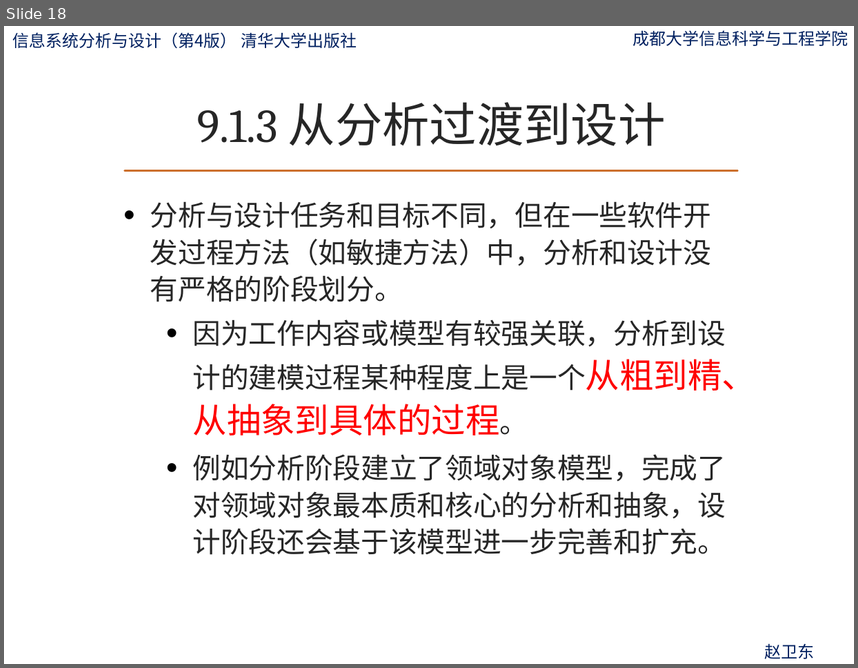
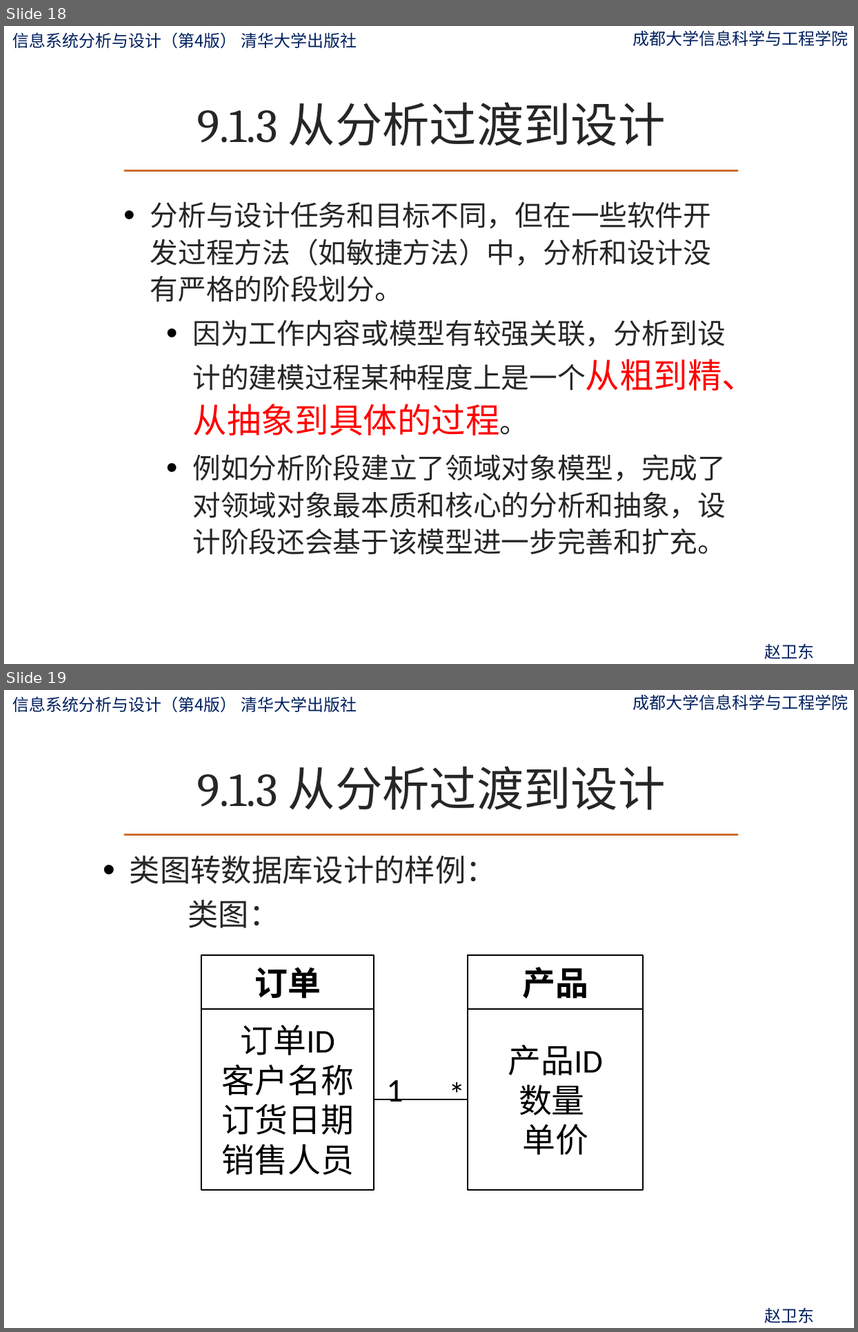
Before and after one commit to ylfagh/is_analysis-1, a slide deck: ppt/第9章-系统设计概述.pptx. Shown one above the other, each under a label of ours: slide 18 before the commit, slides 18 and 19 after it. The pictures are 858x668 and 858x1332 pixels, drawn with LibreOffice and Linux fonts; fonts in the diff are those of the drawing; background and template pictures are left out. Boxes give left, top, right and bottom in pixels: in the first picture for what was removed or moved away, otherwise in the second. Text is boxed around its words. In the diff, an @@ line names an element or a change of style, - is before the commit and + after.

```diff
--- a/ppt/第9章-系统设计概述.pptx
+++ b/ppt/第9章-系统设计概述.pptx
@@ slide 19 added at (x1=4, y1=690, x2=854, y2=1328), background picture (left out); not listed: 4 template elements that a slide beside it also shows @@
@@ title added at (x1=197, y1=766, x2=666, y2=810), 40 pt, text #262626 @@
+9.1.3 从分析过渡到设计
@@ text added at (x1=130, y1=855, x2=497, y2=928), 25.9 pt, text #262626 @@
+• 类图转数据库设计的样例：
+类图：
@@ rectangle added at (x1=201, y1=955, x2=374, y2=1009), outline #000000 1.25 pt, 28 pt, text #000000, bold @@
+订单
@@ rectangle added at (x1=468, y1=955, x2=643, y2=1009), outline #000000 1.25 pt, 28 pt, text #000000, bold @@
+产品
@@ rectangle added at (x1=201, y1=1009, x2=374, y2=1190), outline #000000 1.25 pt, 28 pt, text #000000 @@
+订单ID
+客户名称
+订货日期
+销售人员
@@ rectangle added at (x1=468, y1=1009, x2=643, y2=1190), outline #000000 1.25 pt, 28 pt, text #000000 @@
+产品ID
+数量
+单价
@@ text added at (x1=386, y1=1080, x2=403, y2=1101), 28 pt, text #000000 @@
+1
@@ text added at (x1=440, y1=1068, x2=474, y2=1116), 28 pt, text #000000 @@
+*
@@ line added from (374, 1099) to (468, 1099), #000000 0.75 pt @@
```
Also in this commit, not shown: 1 other slide added.
